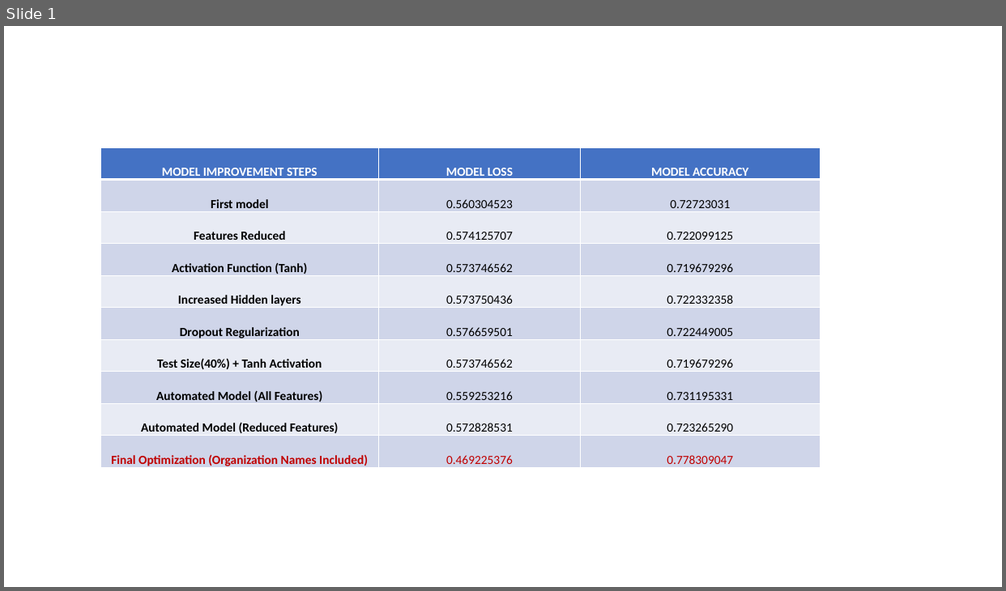
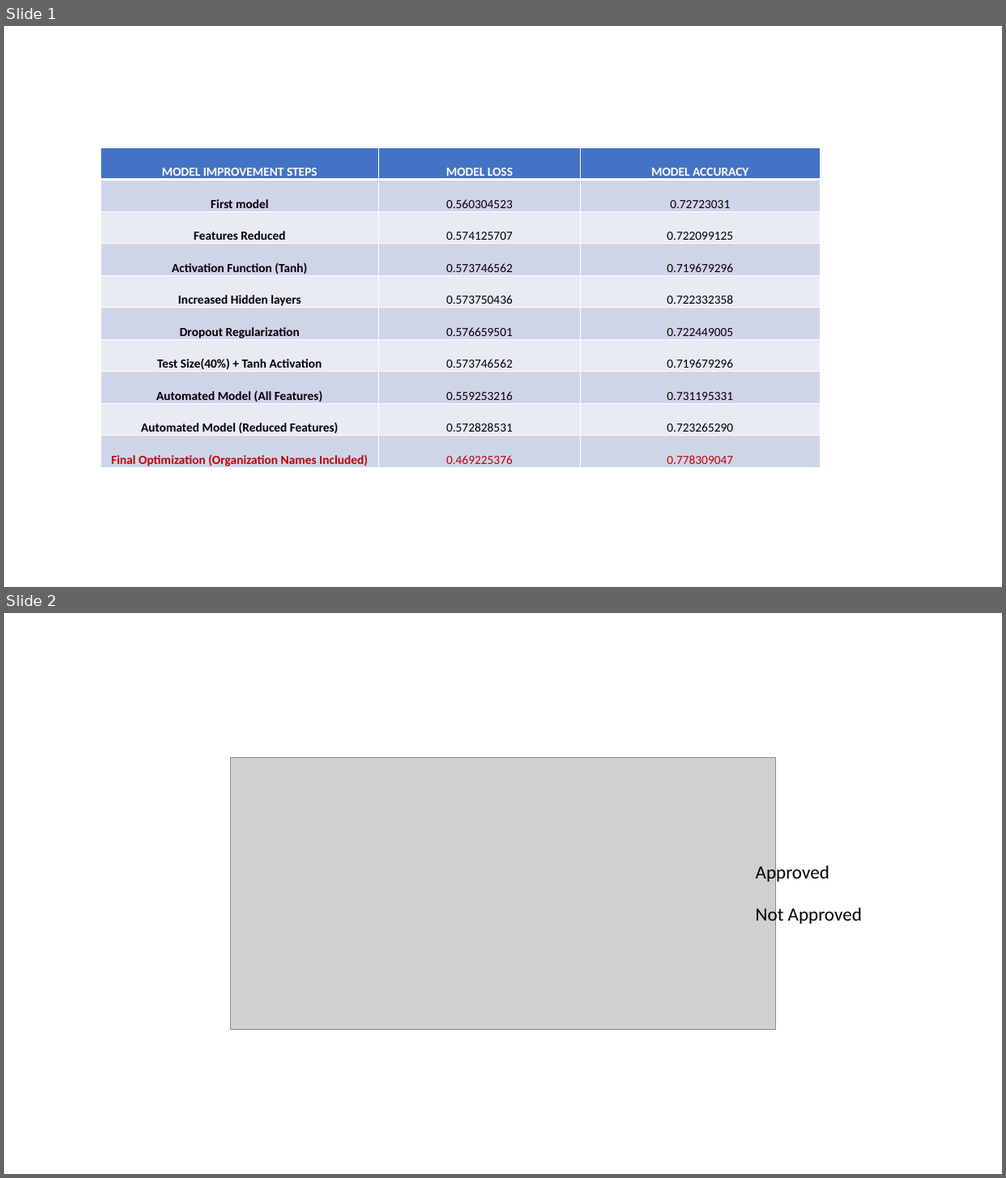
Before and after one commit to fbrowther/Artificial_Neural_Network-to-Predict_Charity_Funding-, a slide deck: Images/table for accuracy score.pptx. Shown one above the other, each under a label of ours: slide 1 before the commit, slides 1 and 2 after it. The pictures are 1006x591 and 1006x1178 pixels, drawn with LibreOffice and Linux fonts; fonts in the diff are those of the drawing; grey boxes stand for pictures. Boxes give left, top, right and bottom in pixels: in the first picture for what was removed or moved away, otherwise in the second. Text is boxed around its words. In the diff, an @@ line names an element or a change of style, - is before the commit and + after.

```diff
--- a/Images/table for accuracy score.pptx
+++ b/Images/table for accuracy score.pptx
@@ slide 2 added at [4, 613, 1002, 1174], background #FFFFFF @@
@@ picture added at [230, 757, 776, 1030] @@
@@ text added at [756, 863, 829, 884], 18 pt, text #000000 @@
+Approved
@@ text added at [756, 905, 862, 926], 18 pt, text #000000 @@
+Not Approved
```
Also in this commit, not shown: 1 other file.
